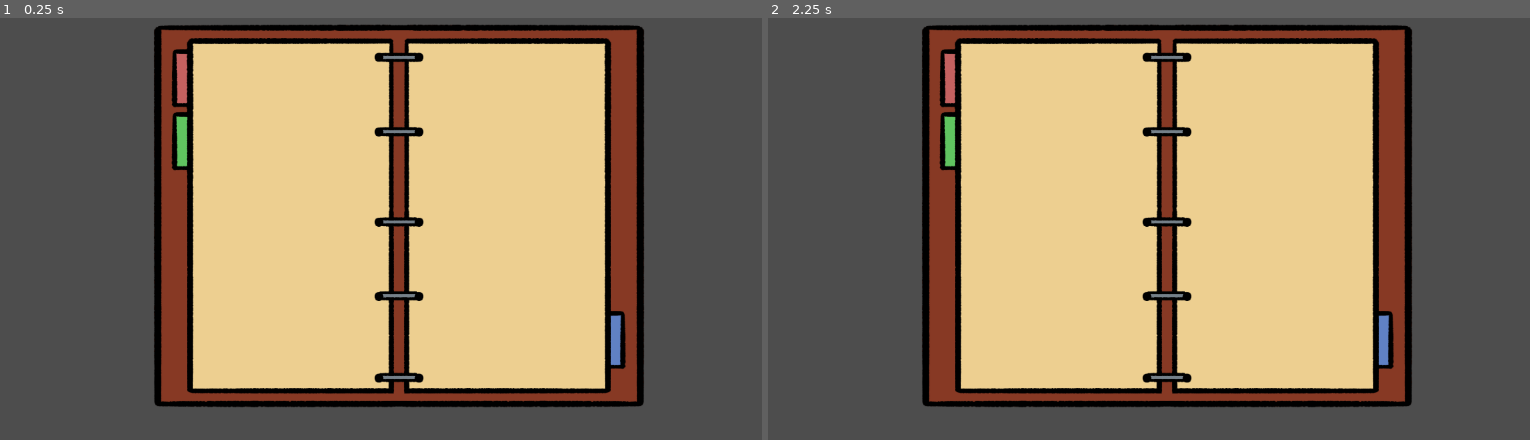
Above: before the commit, frames 1-2 (left to right).
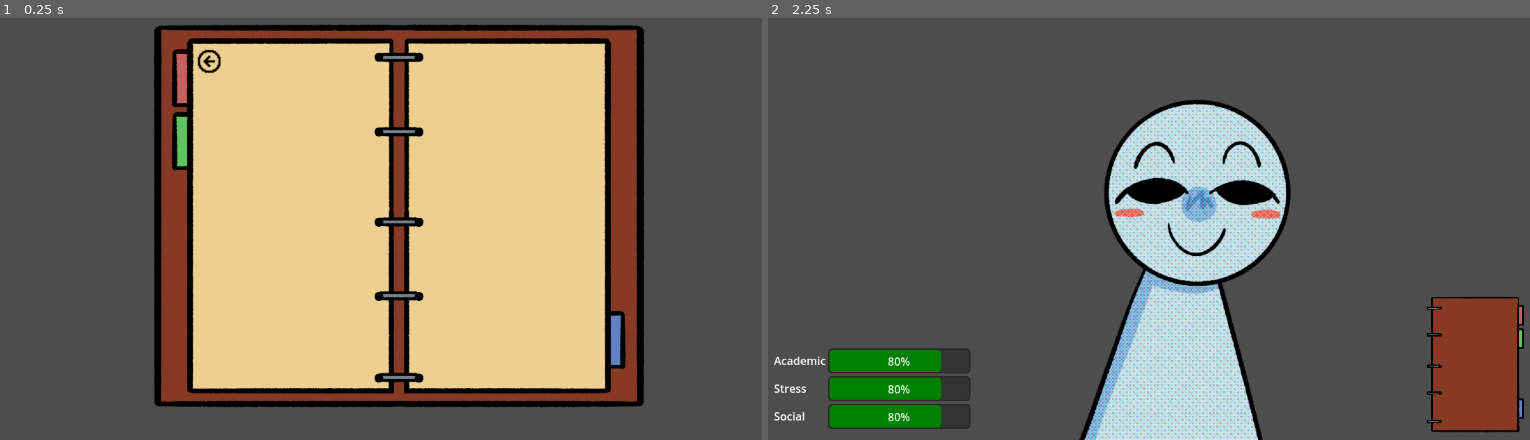
Above: after the commit, the same moments.

Repository: MLJoson/broncoHacksS25
Game: Godot game, scene res://Scenes/journal.tscn
Same seed, same stepped clock (60 frames per second), same inputs: the game is played once before the commit and once after it. This scene is started directly instead of the project's main scene.
Inputs (mouse positions are in pixels of both pictures, inside the frame that each line leads up to):
- Up to frame 1 (0.25 s): no input
- Up to frame 2 (2.25 s): click (973, 60) at 0.52 s; click (1476, 359) at 1.27 s; click (973, 60) at 2.02 s

The runs differ from the first frame. In frame 1, 0.1% of the frame differs, in the area x 25-30%, y 7-14%; in frame 2, 66%, in the area x 0-100%, y 1-100%.

Commit message:
Added back button from notebook.

Diff:
--- a/broncohackss25/Scenes/journal.tscn
+++ b/broncohackss25/Scenes/journal.tscn
@@ -1,6 +1,8 @@
-[gd_scene load_steps=2 format=3 uid="uid://b0s1xrvohf8ch"]
+[gd_scene load_steps=4 format=3 uid="uid://b0s1xrvohf8ch"]
 
 [ext_resource type="Texture2D" uid="uid://ci0y03ck6d3dc" path="res://Assets/planner_open.png" id="1_civ5d"]
+[ext_resource type="Texture2D" uid="uid://cl1ida1d5vrqi" path="res://Assets/back-removebg-preview(1).png" id="2_okafp"]
+[ext_resource type="Script" uid="uid://bulkb2x8taqvi" path="res://Scenes/texture_button.gd" id="3_4xnl1"]
 
 [node name="Node2D" type="Control"]
 layout_mode = 3
@@ -24,3 +26,14 @@
 
 [node name="Camera2D" type="Camera2D" parent="."]
 zoom = Vector2(0.8, 0.8)
+
+[node name="TextureButton" type="TextureButton" parent="."]
+layout_mode = 0
+offset_left = -364.0
+offset_top = -299.0
+offset_right = -319.0
+offset_bottom = -254.0
+texture_normal = ExtResource("2_okafp")
+script = ExtResource("3_4xnl1")
+
+[connection signal="pressed" from="TextureButton" to="TextureButton" method="_on_pressed"]
--- /dev/null
+++ b/broncohackss25/Scenes/panel.gd
@@ -0,0 +1 @@
+extends Panel
--- /dev/null
+++ b/broncohackss25/Scenes/texture_button.gd
@@ -0,0 +1,4 @@
+extends TextureButton
+
+func _on_pressed():
+	get_tree().change_scene_to_file("res://Scenes/main.tscn")
Binary file added: broncohackss25/Assets/back-removebg-preview(1).png
Not shown, added: broncohackss25/Assets/back-removebg-preview(1).png.import
Binary file added: broncohackss25/Assets/back-removebg-preview.png
Not shown, added: broncohackss25/Assets/back-removebg-preview.png.import
Not shown: 1 places in broncohackss25/Scenes/main.tscn that only renumber resources
Not shown, added: broncohackss25/Scenes/panel.gd.uid
Not shown: 1 places in broncohackss25/Scenes/tasklist.tscn that only renumber resources
Not shown, added: broncohackss25/Scenes/texture_button.gd.uid
